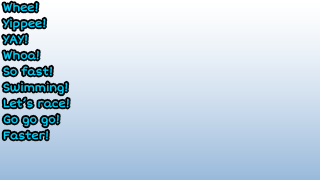
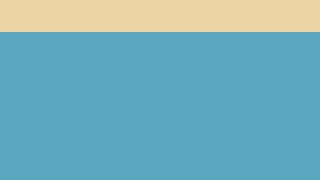
Layered file, before and after one edit (320 × 180). Changes by layer:
removed layer "Whee! Yippee! YAY! Whoa! So fast! Swimming! Let’s race! Go go g" over [3, 2, 69, 140]
added layer "Layer 1" above "bg" over [0, 32, 320, 180]
renamed "Layer 1" to "bg", painted on it over [0, 0, 320, 180]
